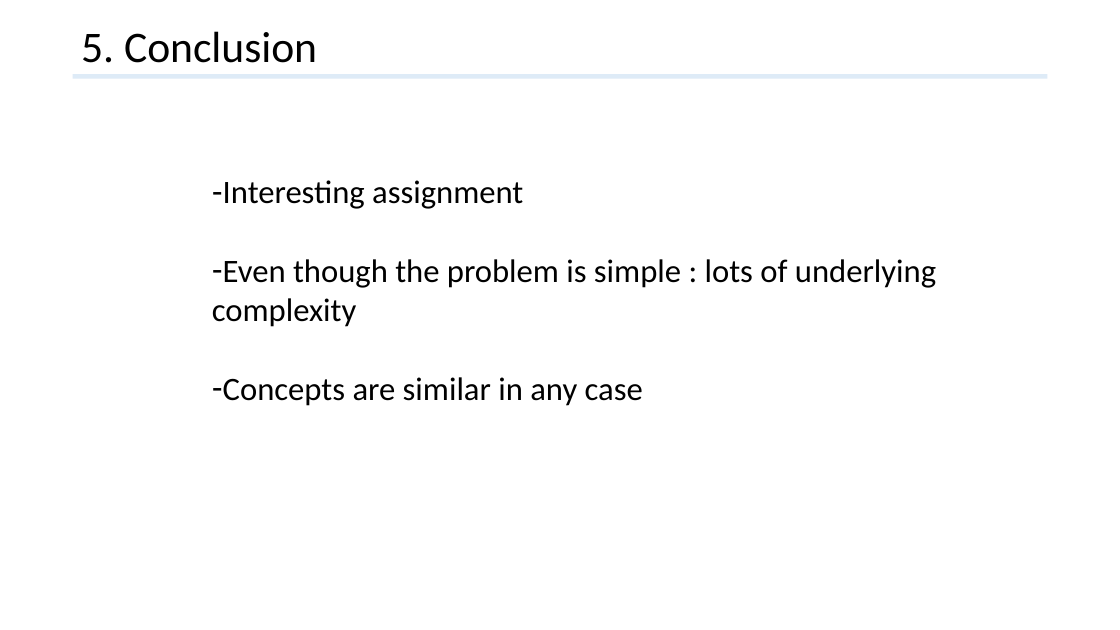
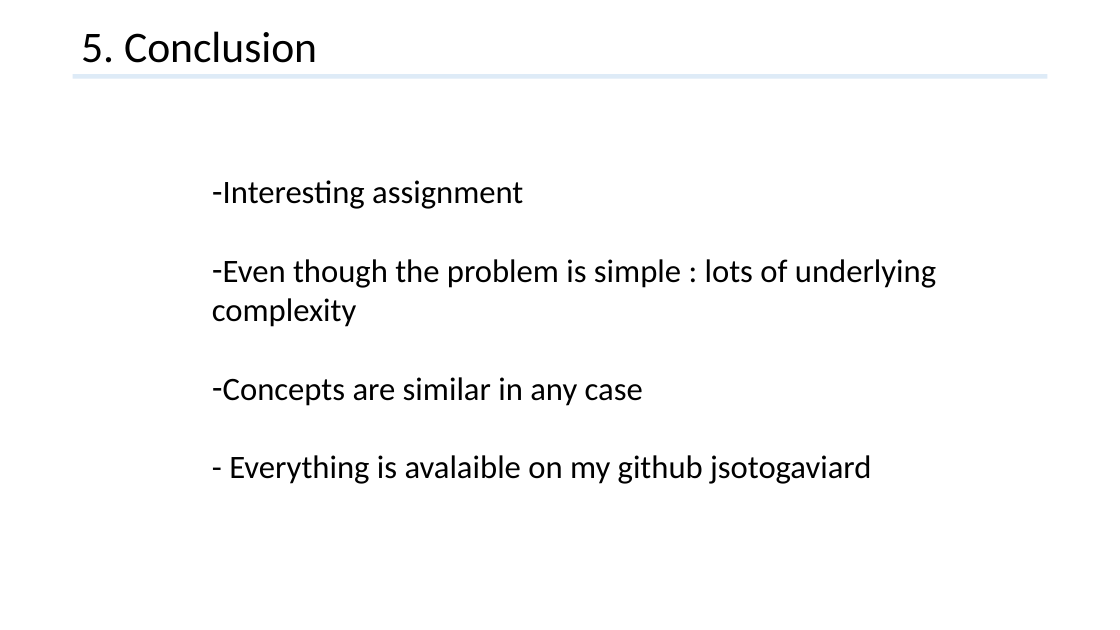
Before and after one commit to jsotogaviard/tictactoe, a slide deck: slide 19 of tictactoe.pptx. Drawn at 1120x630 pixels with LibreOffice and Linux fonts; fonts in the diff are those of the drawing. Boxes give left, top, right and bottom in pixels: in the first picture for what was removed or moved away, otherwise in the second. Text is boxed around its words. In the diff, an @@ line names an element or a change of style, - is before the commit and + after.

```diff
--- a/tictactoe.pptx
+++ b/tictactoe.pptx
@@ text at [229, 455, 871, 484]: paragraph added @@
+- Everything is avalaible on my github jsotogaviard
```
Also in this commit, not shown: 1 other slide changed.
